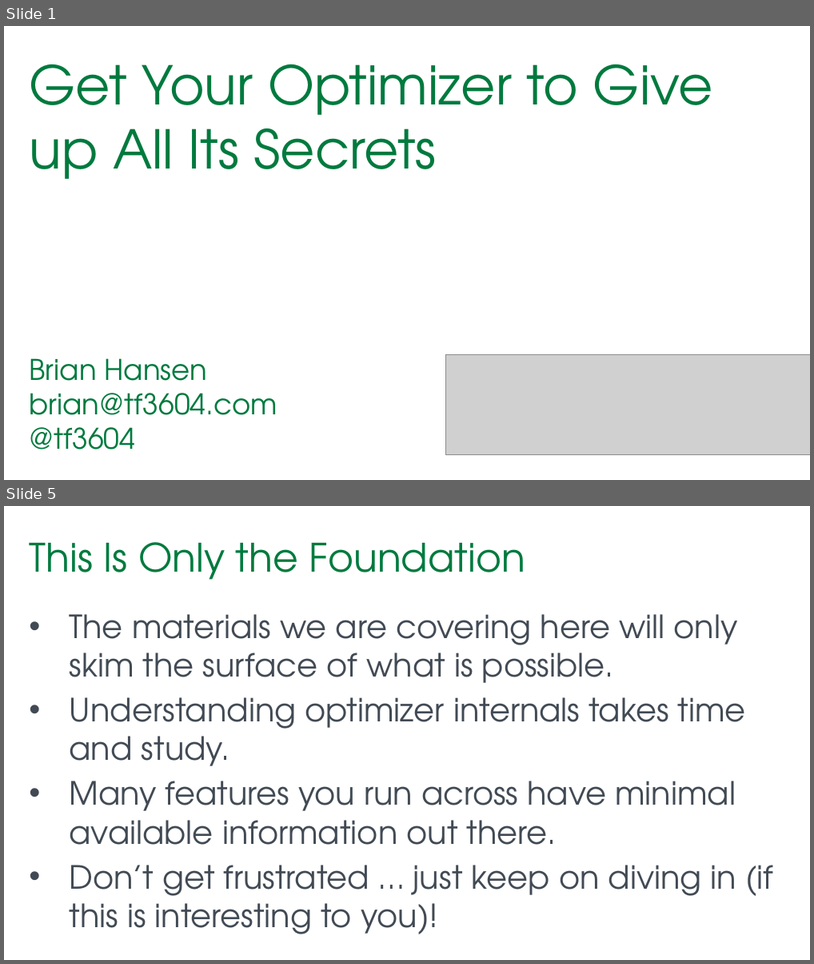
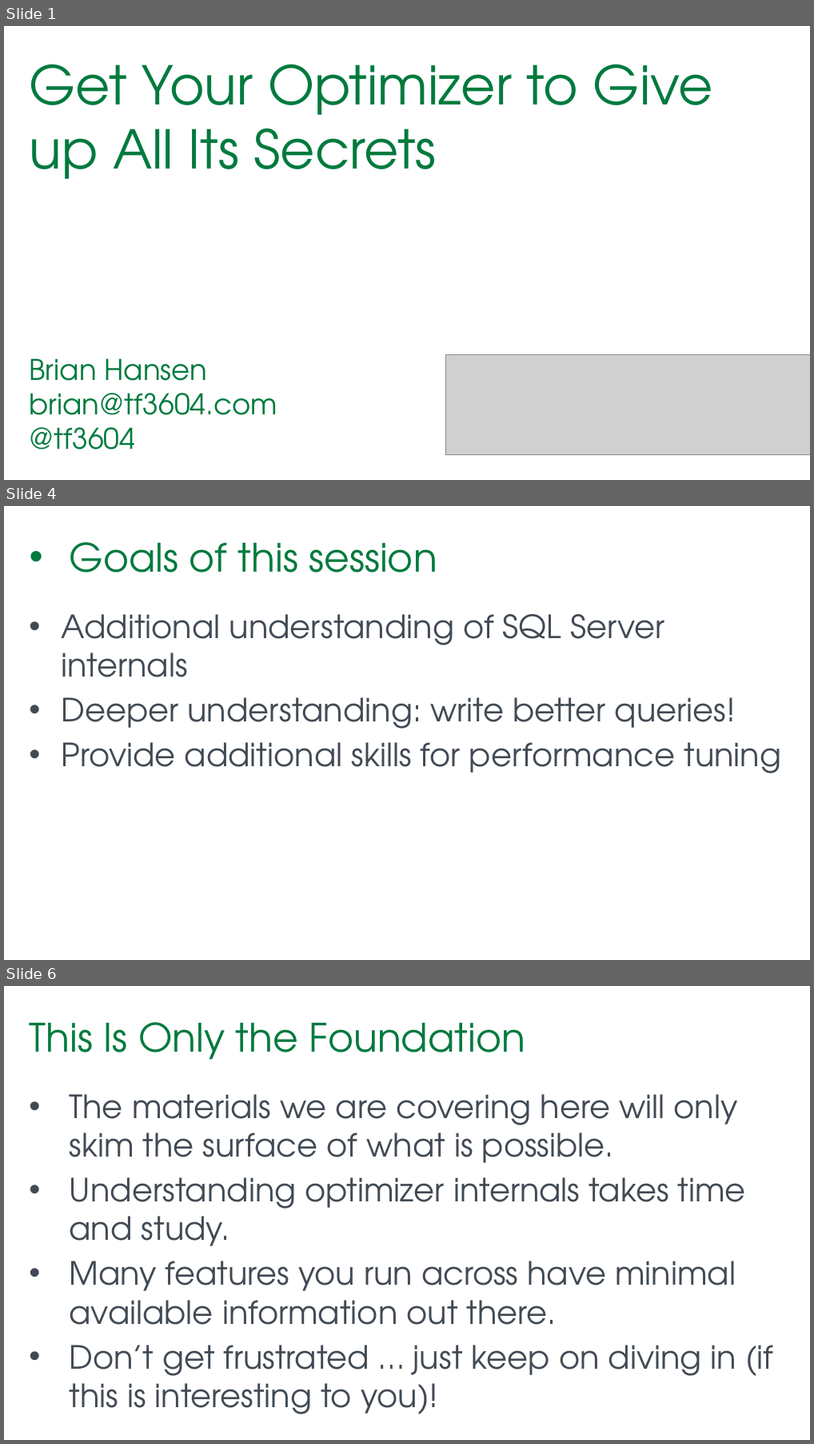
Before and after one commit to tf3604/OptimizerPresentation, a slide deck: Optimizer.pptx. Shown one above the other, each under a label of ours: slides 1 and 5 before the commit, slides 1, 4 and 6 after it; the slides between them are not shown. The pictures are 814x964 and 814x1444 pixels, drawn with LibreOffice and Linux fonts; fonts in the diff are those of the drawing; grey boxes stand for pictures; background and template pictures are left out. Boxes give left, top, right and bottom in pixels: in the first picture for what was removed or moved away, otherwise in the second. Text is boxed around its words. In the diff, an @@ line names an element or a change of style, - is before the commit and + after.

```diff
--- a/Optimizer.pptx
+++ b/Optimizer.pptx
@@ slide 4 added at bbox=[4, 506, 810, 960], background #FFFFFF @@
@@ title added at bbox=[70, 542, 438, 572], 44 pt, text #007A3E @@
+• Goals of this session
@@ text added at bbox=[62, 614, 782, 773], 36 pt, text #414A54 @@
+• Additional understanding of SQL Server internals
+• Deeper understanding: write better queries!
+• Provide additional skills for performance tuning
@@ what was slide 5 is now slide 6 @@
```
Also in this commit, not shown: 15 slides changed.
